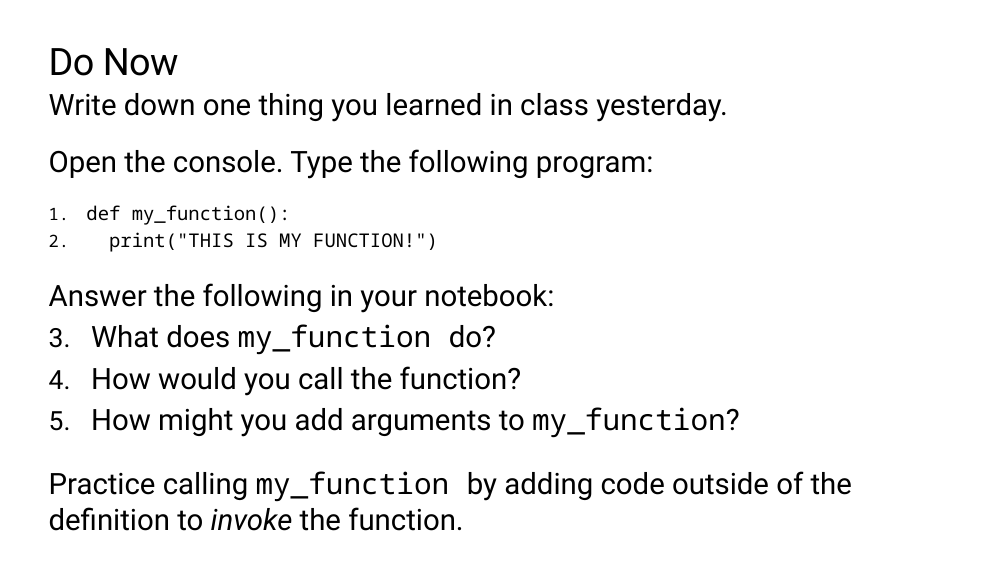
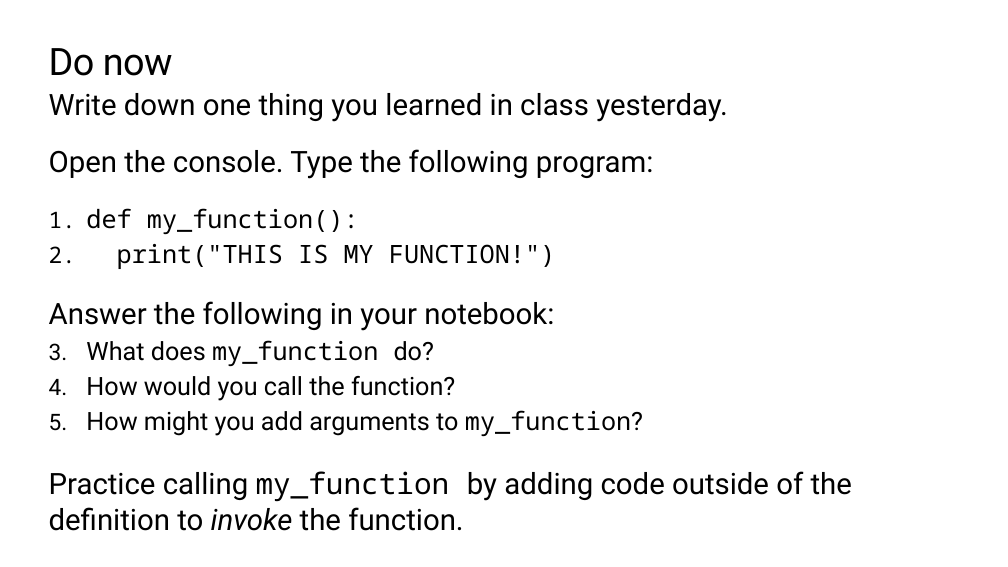
Before and after one commit to TEALSK12/2nd-semester-introduction-to-computer-science, a slide deck: slide 4 of units/3_unit/slidedecks/Intro Python 3.02 TEALS.pptx. Drawn at 1008x567 pixels with LibreOffice and Linux fonts; fonts in the diff are those of the drawing; background and template pictures are left out. Boxes give left, top, right and bottom in pixels: in the first picture for what was removed or moved away, otherwise in the second. Text is boxed around its words. In the diff, an @@ line names an element or a change of style, - is before the commit and + after.

```diff
--- a/units/3_unit/slidedecks/Intro Python 3.02 TEALS.pptx
+++ b/units/3_unit/slidedecks/Intro Python 3.02 TEALS.pptx
@@ title at (49, 48, 173, 76): text changed @@
-Do Now
+Do now
@@ text at (86, 208, 643, 436): size 18 to 24 pt in "def my_function():", "print("THIS IS MY FUNCTION!")"; size 28 to 24 pt in "What does my_function do?", "How would you call the function?", "How might you add arguments to my_function?"; more space between paragraphs; indent changed @@
```
Also in this commit, not shown: 14 other slides changed.
